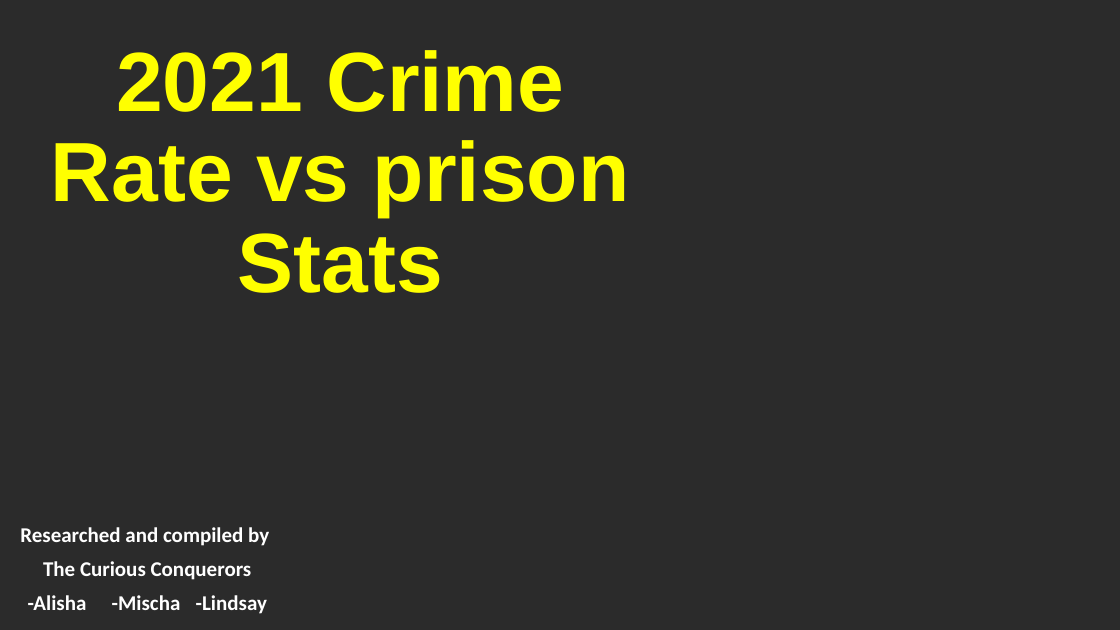
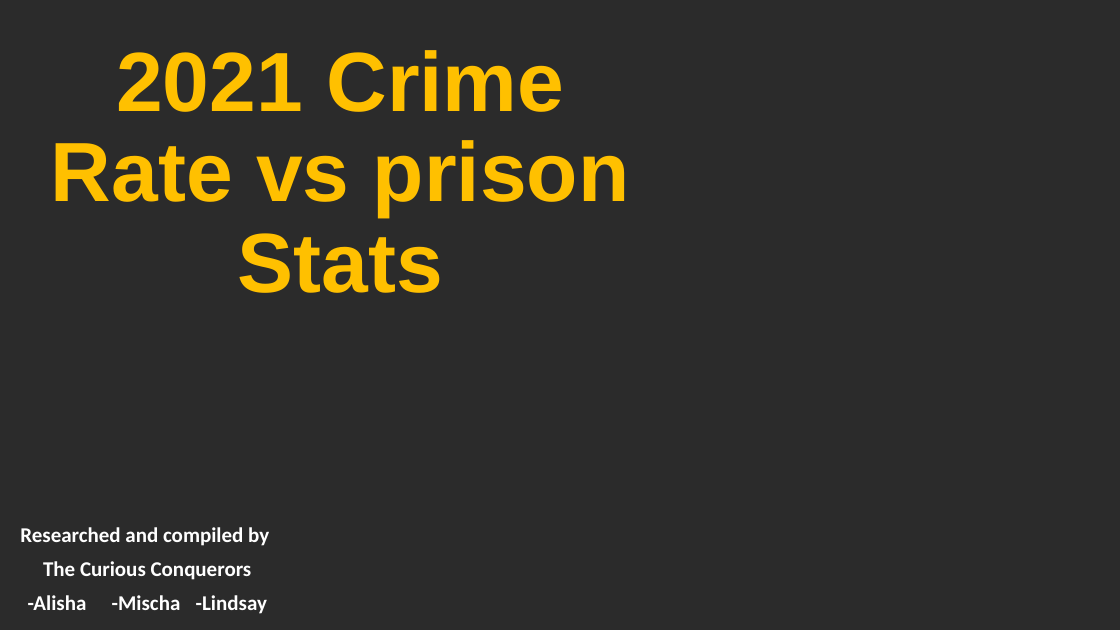
Before and after one commit to Mt122606/Curous-Conquers-, a slide deck: slide 1 of CuriousConquersProject/ProjectPowerpoint.pptx. Drawn at 1120x630 pixels with LibreOffice and Linux fonts; fonts in the diff are those of the drawing; background and template pictures are left out; a plain dark background stands for a picture behind light text. Boxes give left, top, right and bottom in pixels: in the first picture for what was removed or moved away, otherwise in the second. Text is boxed around its words. In the diff, an @@ line names an element or a change of style, - is before the commit and + after.

Commit message:
Powerpoint
color

```diff
--- a/CuriousConquersProject/ProjectPowerpoint.pptx
+++ b/CuriousConquersProject/ProjectPowerpoint.pptx
@@ title "2021 Crime Rate vs prison ..." at bbox=[51, 50, 629, 293]: text colour #FFFF00 to #FFC000 @@
```
